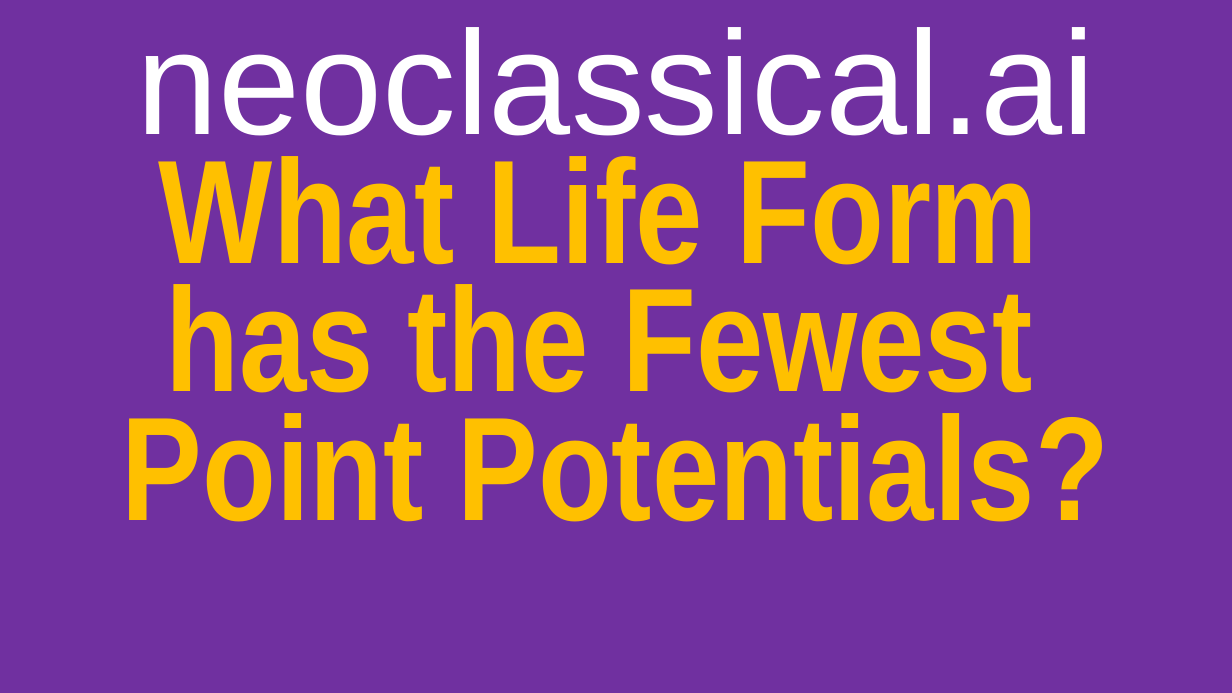
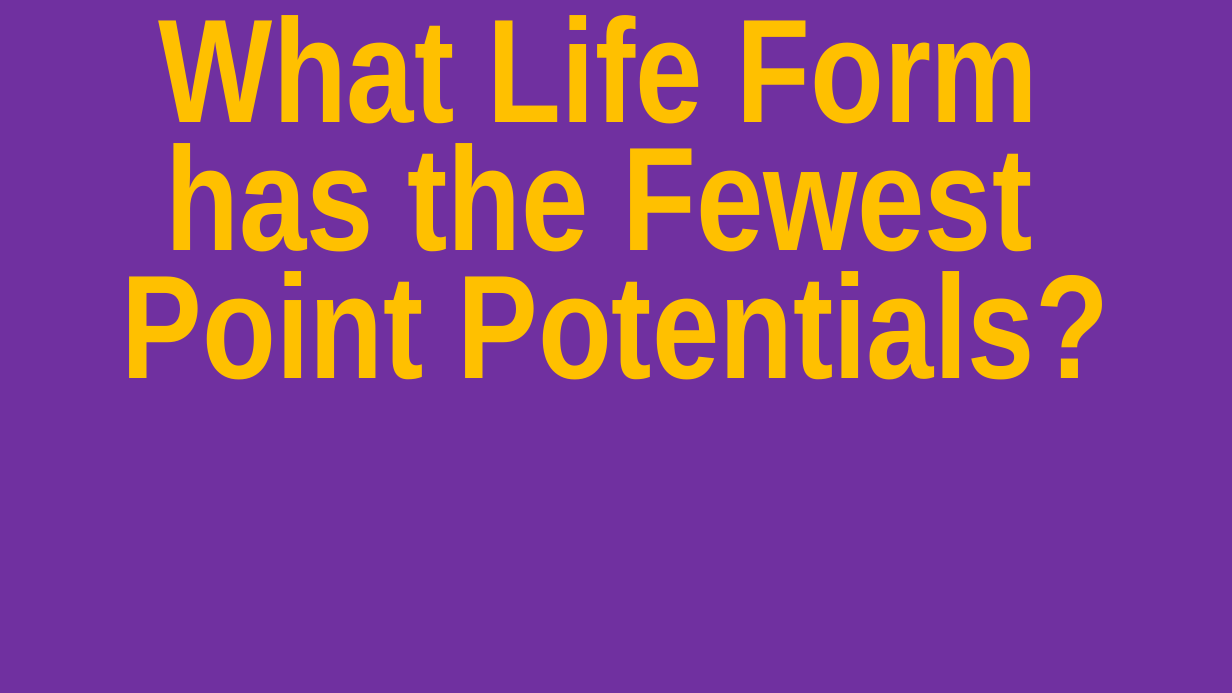
Before and after one commit to jmarkmorris/architrino, a slide deck: slide 1 of reference/archie/presentations/NPQG Assemblies - Early Life.pptx (slide 6 before the commit). Drawn at 1232x693 pixels with LibreOffice and Linux fonts; fonts in the diff are those of the drawing. Boxes give left, top, right and bottom in pixels: in the first picture for what was removed or moved away, otherwise in the second. Text is boxed around its words. In the diff, an @@ line names an element or a change of style, - is before the commit and + after.

```diff
--- a/reference/archie/presentations/NPQG Assemblies - Early Life.pptx
+++ b/reference/archie/presentations/NPQG Assemblies - Early Life.pptx
@@ text at box(136, 27, 1095, 161): paragraph removed @@
-neoclassical.ai
```
Also in this commit, not shown: 8 slides removed, 16 other files.
